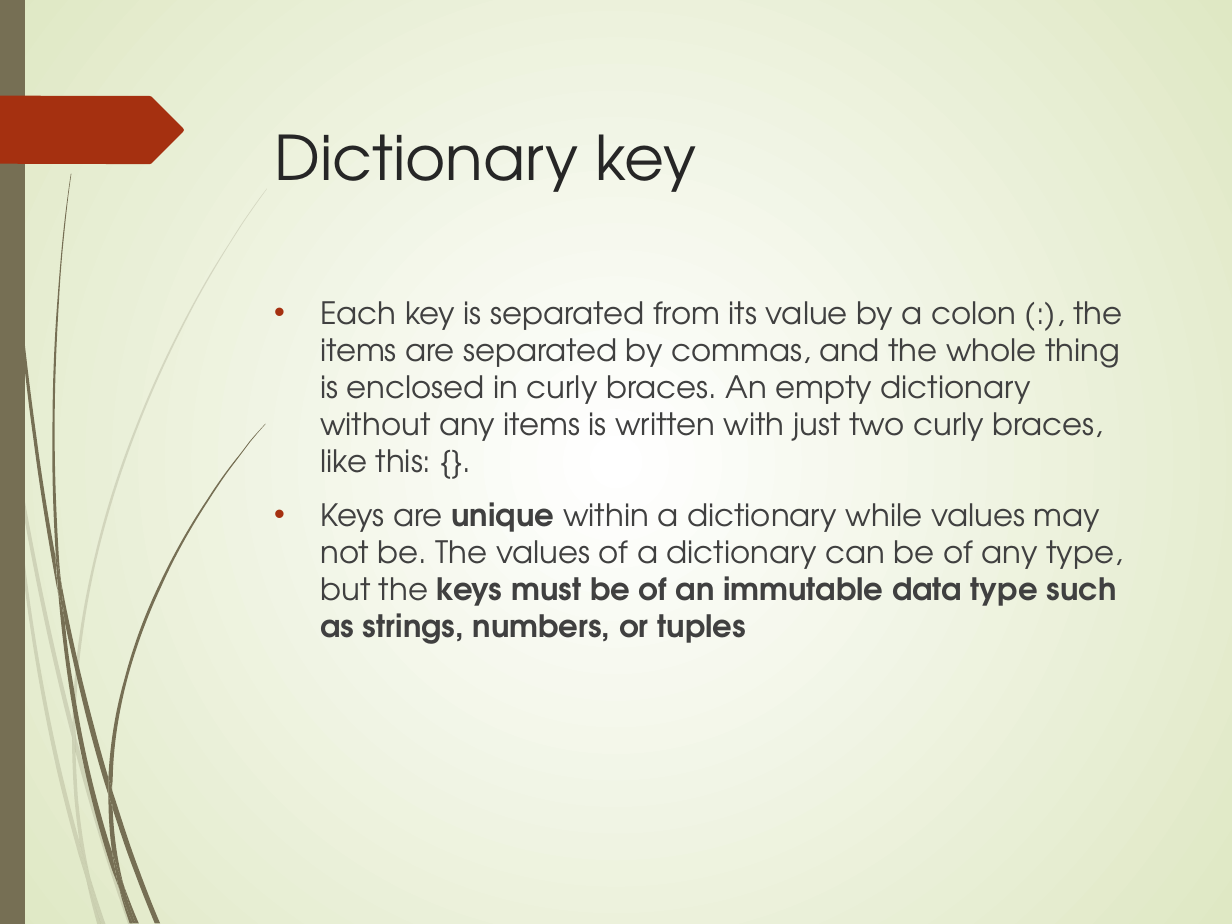
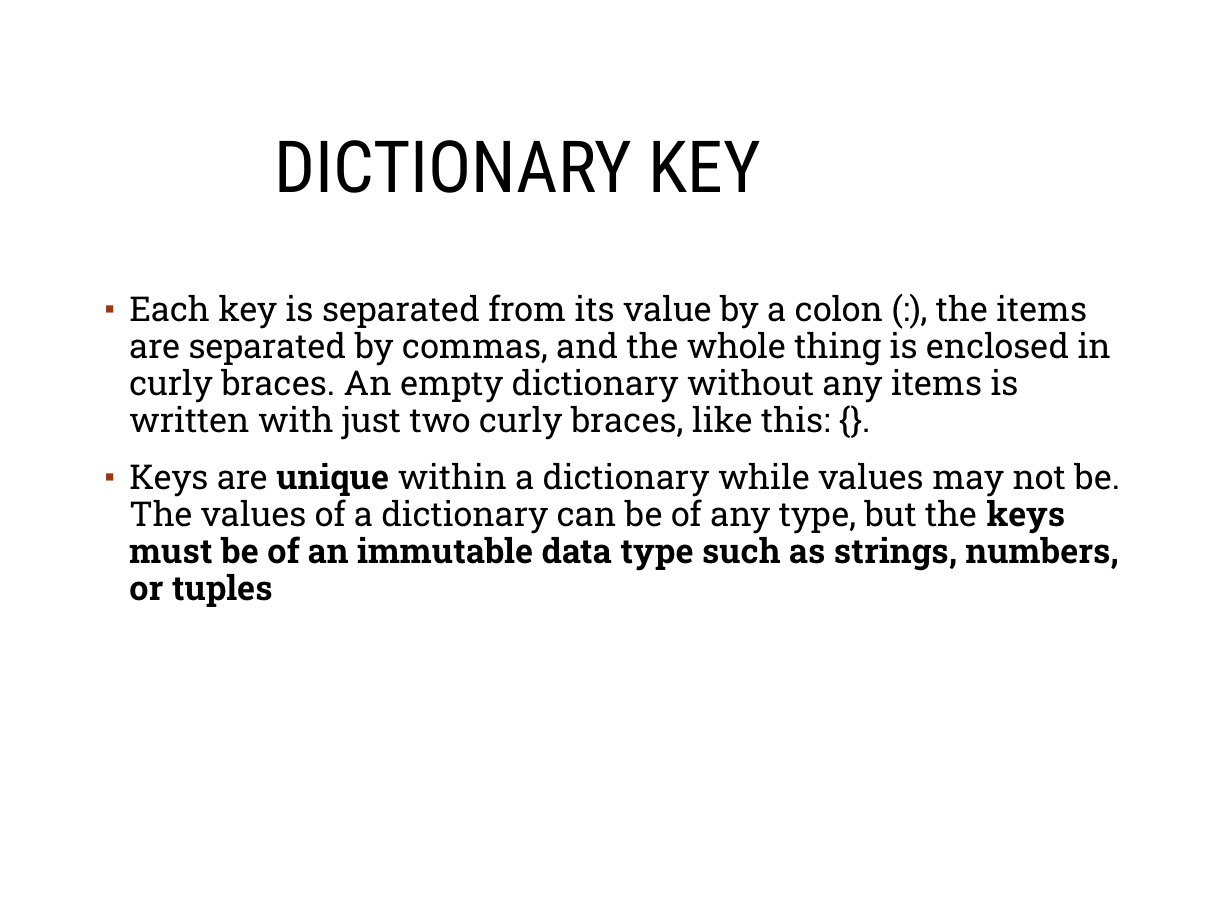
Before and after one commit to MGIS-UMN-GIS5577/GIS5578-week2, a slide deck: slide 15 of week2_conditionals_sequences.odp. Drawn at 1232x924 pixels with LibreOffice and Linux fonts; fonts in the diff are those of the drawing; background and template pictures are left out. Boxes give left, top, right and bottom in pixels: in the first picture for what was removed or moved away, otherwise in the second. Text is boxed around its words. In the diff, an @@ line names an element or a change of style, - is before the commit and + after.

```diff
--- a/week2_conditionals_sequences.odp
+++ b/week2_conditionals_sequences.odp
@@ background gradient #FFFFFF to #DFE8C4 to #FFFFFF @@
@@ freeform shape removed at [0,0,25,924] @@
@@ freeform shape removed at [0,96,184,165] @@
@@ title "DICTIONARY KEY" at [274,140,762,193]: vertical alignment top to middle @@
@@ title at [274,140,762,193]: text changed; size 36 to 42 pt; font TeX Gyre Adventor to Roboto Condensed; text colour #262626 to #000000 @@
-Dictionary key
+DICTIONARY KEY
@@ text "Each key is separated from ...": place and size @@
-text "Each key is separated from ..." at [320,301,1122,644]
+text "Each key is separated from ..." at [129,294,1120,607]
@@ text "Each key is separated from ..." at [129,294,1120,607]: size 18 to 20 pt, font TeX Gyre Adventor to Roboto Slab, text colour #404040 to #000000; bullet • to ▪; line spacing 1 to 0.9; more space between paragraphs; bullet colour #A53010 to #9E3611 @@
@@ group removed at [0,31,267,924]: 12 freeform shapes @@
@@ group removed at [2,0,266,924]: 12 freeform shapes @@
@@ freeform shape added at [1153,848,1196,891], outline #FFFFFF 0.99 pt @@
```
Also in this commit, not shown: 17 other slides changed, 1 other file.
